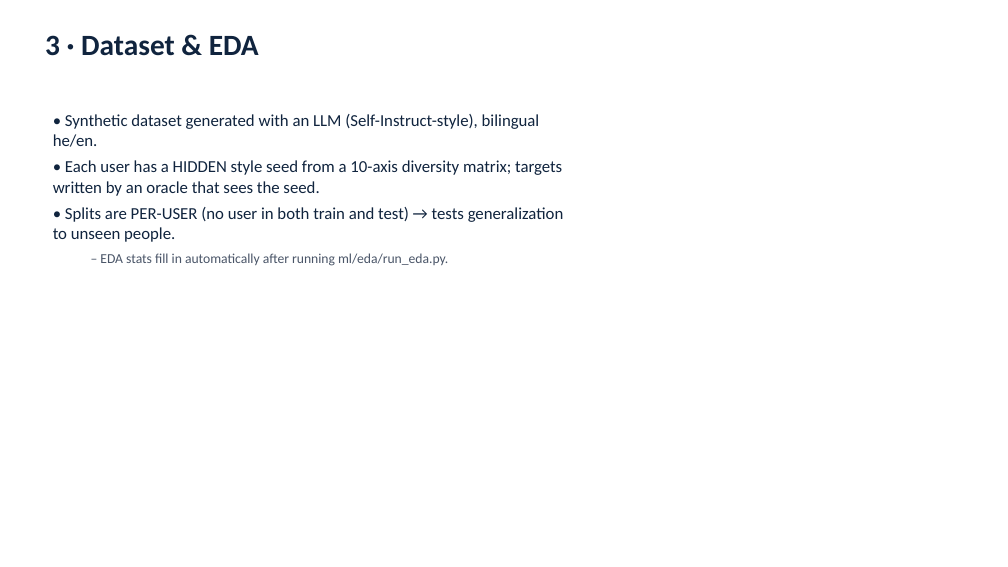
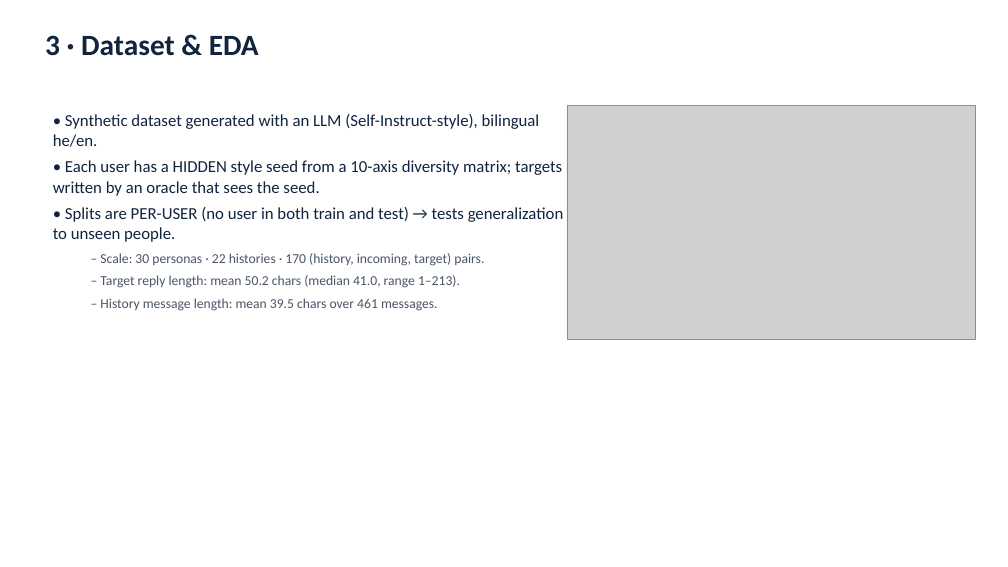
Before and after one commit to adir7070/GAIA-AI, a slide deck: slide 4 of slides/interim.pptx. Drawn at 1008x567 pixels with LibreOffice and Linux fonts; fonts in the diff are those of the drawing; grey boxes stand for pictures. Boxes give left, top, right and bottom in pixels: in the first picture for what was removed or moved away, otherwise in the second. Text is boxed around its words. In the diff, an @@ line names an element or a change of style, - is before the commit and + after.

```diff
--- a/slides/interim.pptx
+++ b/slides/interim.pptx
@@ picture added at (x1=567, y1=106, x2=975, y2=340) @@
@@ text at (x1=100, y1=253, x2=484, y2=311): text changed @@
-  – EDA stats fill in automatically after running ml/eda/run_eda.py.
+  – Scale: 30 personas · 22 histories · 170 (history, incoming, target) pairs.
+  – Target reply length: mean 50.2 chars (median 41.0, range 1–213).
+  – History message length: mean 39.5 chars over 461 messages.
```
Also in this commit, not shown: 2 other slides changed, 17 other files.
